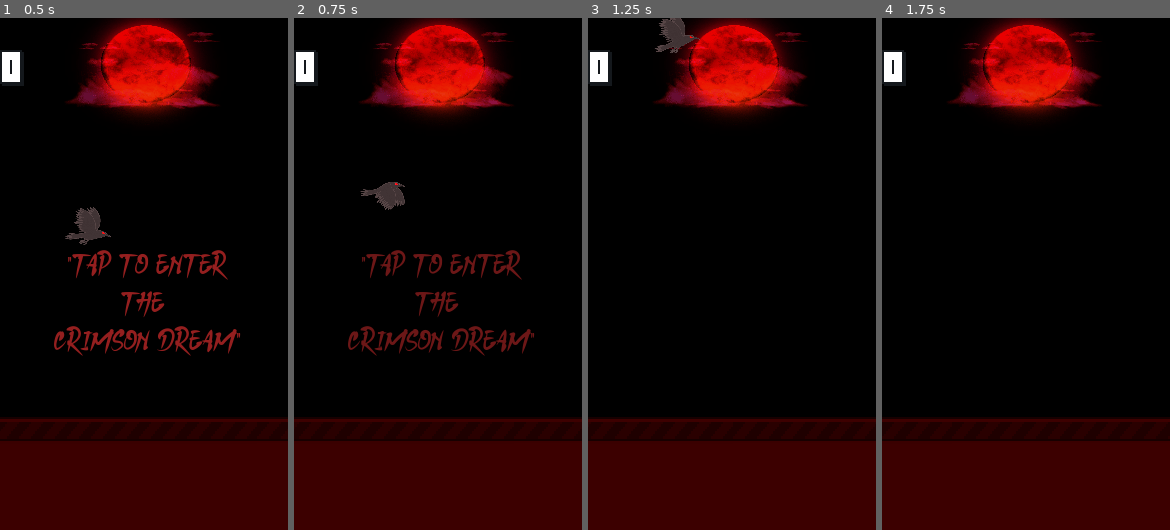
Above: before the commit, frames 1-4 (left to right).
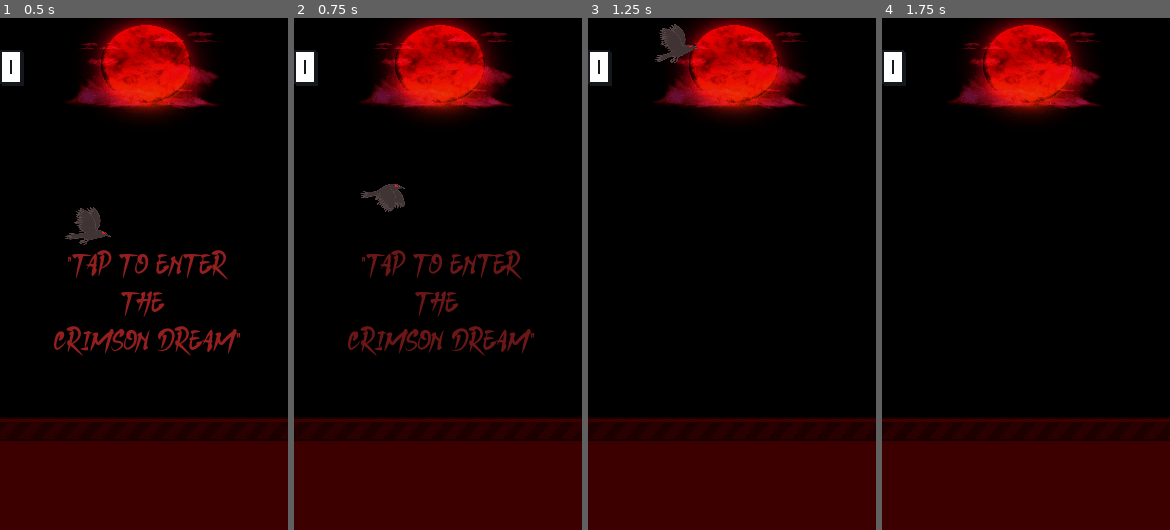
Above: after the commit, the same moments.

Repository: C-V-C-REDDY/the-crimson-dream
Game: Godot game, scene res://Scenes/main.tscn
The game is run twice, just before and just after one commit, with the same random seed, the same clock (stepped at 60 frames per second) and the same inputs.
Inputs (mouse positions are in pixels of both pictures, inside the frame that each line leads up to):
- Up to frame 1 (0.5 s): no input
- Up to frame 2 (0.75 s): tap Enter at 0.5 s; move the mouse to (501, 248) at 0.52 s; click (501, 248) at 0.6 s
- Up to frame 3 (1.25 s): click (795, 248) at 0.77 s; click (795, 248) at 1.07 s
- Up to frame 4 (1.75 s): move the mouse to (968, 299) at 1.27 s; click (968, 299) at 1.35 s; click (968, 299) at 1.52 s

Frame 1 is identical in both runs. In frame 2, 0.2% of the frame differs, in the area x 22-39%, y 32-38%; in frame 3, 0.5%, in the area x 23-39%, y 0-9%; in frame 4, nothing differs.

Commit message:
"Refactor: Decentralized reward logic to Global.gd and optimized Crow physics."
* Moved medal/shard logic to a Dictionary in Global(SignalBus).

Added @export variables for easier physics tuning.

Implemented Tweens for UI transitions.

Diff:
--- a/Crimson_Dream/Scripts/Final_check.gd
+++ /dev/null
@@ -1 +0,0 @@
-extends Node2D
--- a/Crimson_Dream/Scripts/crow.gd
+++ b/Crimson_Dream/Scripts/crow.gd
@@ -1,68 +1,62 @@
 class_name Crow extends CharacterBody2D
 
-const FLAP_FORCE: float = - 400.0
-const MAX_FALL_SPEED: float = 600.0
+# --- SETTINGS (Change these to tune the game feel) ---
+@export var FLAP_FORCE: float = -400.0
+@export var MAX_FALL_SPEED: float = 600.0
+@export var GRAVITY: float = 900.0
+@export var TILT_UP_DEG: float = -15.0
+@export var TILT_DOWN_DEG: float = 10.0
+@export var ROTATION_SPEED: float = 10.0
 
+# --- NODES ---
 @onready var animated_sprite_2d: AnimatedSprite2D = $AnimatedSprite2D
 @onready var instructions: Sprite2D = $Instructions
-@onready var chidori_sparks: CPUParticles2D = $lightningSparks
-@onready var line_2d: Line2D = $Line2D
 
-
-
-var gravity: float = 900.0
+# --- STATE ---
 var is_dead: bool = false
 var is_game_started: bool = false
 
+func _physics_process(delta: float) -> void:
+	# 1. Handle Input (The "Brain")
+	handle_input()
+
+	# 2. Handle Physics (The "Body")
+	if is_game_started and not is_dead:
+		apply_gravity(delta)
+		rotate_while_falling(delta)
+		move_and_slide()
+
+func handle_input() -> void:
+	if Input.is_action_just_pressed("Flap") and not is_dead:
+		if not is_game_started:
+			start_game()
+
+		# Perform the Flap
+		velocity.y = FLAP_FORCE
+		rotation = deg_to_rad(TILT_UP_DEG)
+		animated_sprite_2d.play("flap")
+		AudioManager.play_wing()
+
+func start_game() -> void:
+	is_game_started = true
+	SignalBus.game_started.emit()
+	var tween = create_tween()
+	tween.tween_property(instructions, "modulate:a", 0.0, 0.5)
+	tween.tween_callback(instructions.queue_free) # Cleaner than tween_callback
+
 func apply_gravity(delta: float) -> void:
-	velocity.y += gravity * delta
-	if velocity.y > MAX_FALL_SPEED:
-		velocity.y = MAX_FALL_SPEED
+	velocity.y += GRAVITY * delta
+	velocity.y = min(velocity.y, MAX_FALL_SPEED) # A pro way to write "don't exceed max"
 
-
-func _physics_process(delta: float) -> void:
-	apply_gravity(delta)
-	flap()
-	if !is_game_started:
-		return
-	rotate_while_falling(delta)
-	move_and_slide()
-
-
-func flap() -> void:
-	if Input.is_action_just_pressed("Flap"):
-		if !is_game_started:
-			is_game_started = true
-			SignalBus.game_started.emit()
-			var tween = create_tween()
-			tween.tween_property(instructions,"modulate:a",0.0,0.5)
-			tween.tween_callback(instructions.queue_free)
-
-		if !is_dead:
-			animated_sprite_2d.play("flap")
-			velocity.y = FLAP_FORCE
-			rotation = deg_to_rad(-15)
-			collision_mask = 0
-			AudioManager.play_wing()
-
-
-func rotate_while_falling(delta) -> void:
+func rotate_while_falling(delta: float) -> void:
+	# Only tilt down if we are actually falling
 	if velocity.y > 0:
-		rotation = lerp_angle(rotation,deg_to_rad(10), 10 * delta)
-
+		rotation = lerp_angle(rotation, deg_to_rad(TILT_DOWN_DEG), ROTATION_SPEED * delta)
 
 func die() -> void:
+	if is_dead: return # Don't die twice!
 	is_dead = true
-
 	$lightningSparks.emitting = true
 	$Line2D.start_strike()
-	velocity = Vector2.ZERO
-	rotation = 0
 
-
-
-func stop() -> void:
-	animated_sprite_2d.stop()
-	velocity = Vector2.ZERO
-	die()
-	gravity = 0
+	# We don't set gravity to 0 here so the bird falls to the ground!
--- a/Crimson_Dream/Scripts/game_manager.gd
+++ b/Crimson_Dream/Scripts/game_manager.gd
@@ -5,7 +5,7 @@
 @onready var scrolling_ground: Node2D = $"../ScrollingGround"
 @onready var fade: FadeEffect = $"../Fade"
 @onready var ui: UI = $"../UI"
-@onready var chidori_sparks: CPUParticles2D = $ChidoriSparks
+@onready var lightning_sparks: CPUParticles2D = $lightningSparks
 
 
 
--- a/Crimson_Dream/Scripts/signal_bus.gd
+++ b/Crimson_Dream/Scripts/signal_bus.gd
@@ -8,6 +8,23 @@
 
 var score: int = 0
 var high_score: int = 0
+var rewards = {
+	5: {"name" : "Green Shard" , "tex": preload("res://sprites/output-onlinepngtools (8).png")},
+	15: {"name": "Purple Shard" , "tex": preload("res://sprites/output-onlinepngtools (6).png")},
+	30: {"name": "Blood Feather" , "tex": preload("res://sprites/output-onlinepngtools (9).png")},
+	50: {"name":"Elite Hourse" , "tex": preload("res://sprites/output-onlinepngtools (7).png")}
+}
+func get_reward_for_score(score: int):
+	var best_reward = null
+	#We check each required. Since dictionaries aren't always ordered,
+	#we sort the keys to check from lowest to highest.
+	var thresholds = rewards.keys()
+	thresholds.sort()
+
+	for amount in thresholds:
+		if score >= amount:
+			best_reward = rewards[amount]
+	return best_reward
 
 
 func _ready() -> void:
--- a/Crimson_Dream/Scripts/test_connection.gd
+++ /dev/null
@@ -1 +0,0 @@
-extends Node2D
--- a/Crimson_Dream/Scripts/testing.tscn
+++ /dev/null
@@ -1,6 +0,0 @@
-[gd_scene load_steps=2 format=3 uid="uid://mfcw8rogdhlb"]
-
-[ext_resource type="Script" uid="uid://di1nnl0tmk0gv" path="res://Scripts/Final_check.gd" id="1_20w3y"]
-
-[node name="Final_check" type="Node2D"]
-script = ExtResource("1_20w3y")
--- a/Crimson_Dream/Scripts/ui.gd
+++ b/Crimson_Dream/Scripts/ui.gd
@@ -49,20 +49,16 @@
 	set_container_score(points,points_container)
 
 func assign_medal(score: int) -> void:
-	medal_texture.visible = false
+	var reward = SignalBus.get_reward_for_score(score)
+	#If the Brain found something, show it!
+	if reward:
+		medal_texture.texture = reward["tex"]
+		medal_texture.visible = true
+		print("Awarded: ", reward["name"] ) #This helps us debug in console
+	else:
+		medal_texture.visible = false
 
-	if score >= 50:
-		medal_texture.texture = medal_textures[3]
-		medal_texture.visible = true
-	elif score >= 30:
-		medal_texture.texture = medal_textures[2]
-		medal_texture.visible = true
-	elif score >= 15:
-		medal_texture.texture = medal_textures[1]
-		medal_texture.visible = true
-	elif score >= 5:
-		medal_texture.texture = medal_textures[0]
-		medal_texture.visible = true
+
 
 func on_game_over() -> void:
 	game_over_box.visible = true
Not shown, removed: Crimson_Dream/Scripts/Final_check.gd.uid
Not shown, removed: Crimson_Dream/Scripts/test_connection.gd.uid
